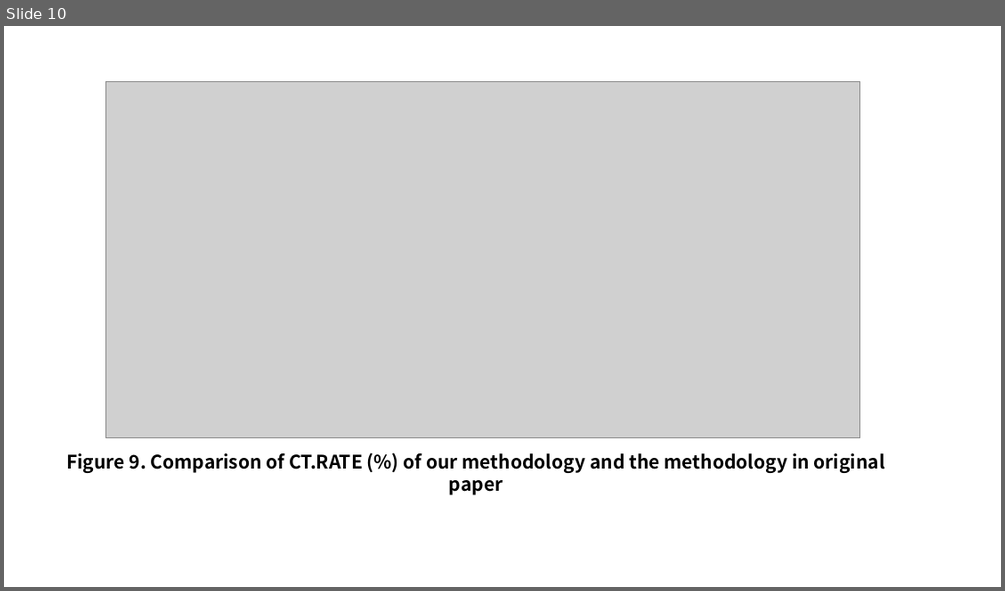
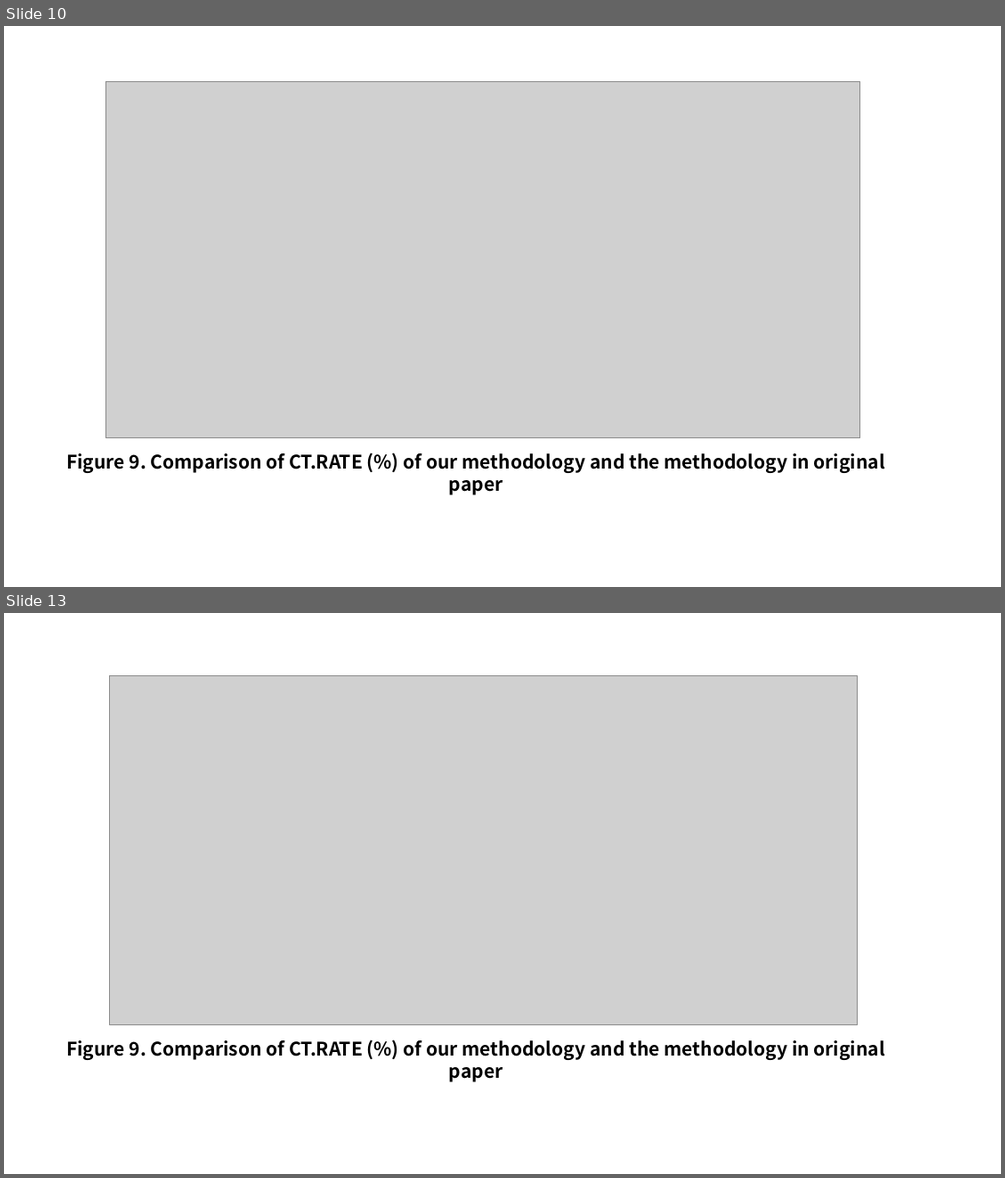
Before and after one commit to WannaBeSuperteur/2020, a slide deck: WPCN/for_final_paper.pptx. Shown one above the other, each under a label of ours: slide 10 before the commit, slides 10 and 13 after it; the slides between them are not shown. The pictures are 1005x591 and 1005x1178 pixels, drawn with LibreOffice and Linux fonts; fonts in the diff are those of the drawing; grey boxes stand for pictures. Boxes give left, top, right and bottom in pixels: in the first picture for what was removed or moved away, otherwise in the second. Text is boxed around its words. In the diff, an @@ line names an element or a change of style, - is before the commit and + after.

Commit message:
add: update paper (applied the issue)

```diff
--- a/WPCN/for_final_paper.pptx
+++ b/WPCN/for_final_paper.pptx
@@ slide 13 added at [4, 613, 1001, 1174], background #FFFFFF @@
@@ picture added at [109, 676, 858, 1025] @@
@@ text added at [66, 1040, 885, 1060], 18 pt, text #000000, bold @@
+Figure 9. Comparison of CT.RATE (%) of our methodology and the methodology in original paper
```
Also in this commit, not shown: 2 other slides added, 2 other files.
